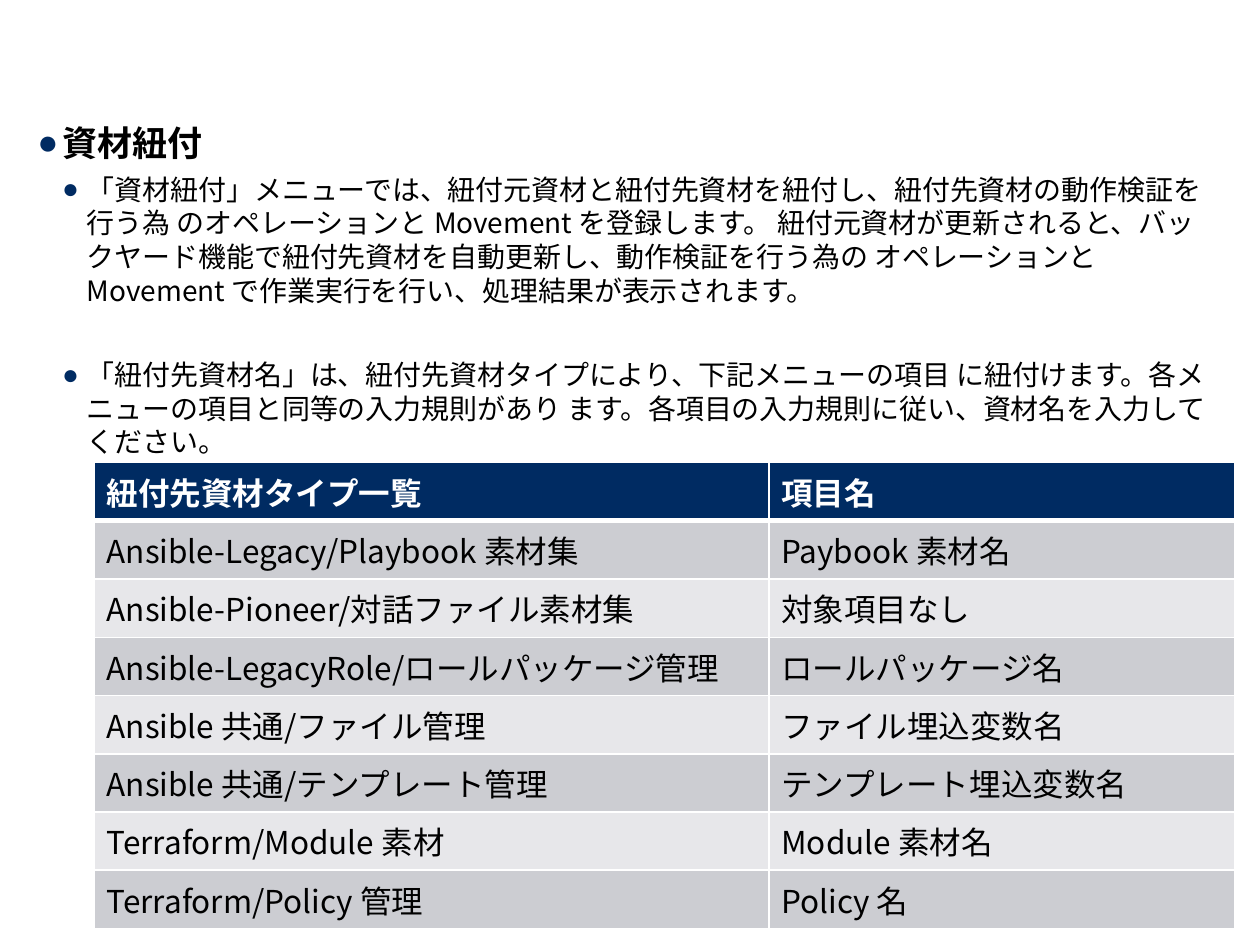
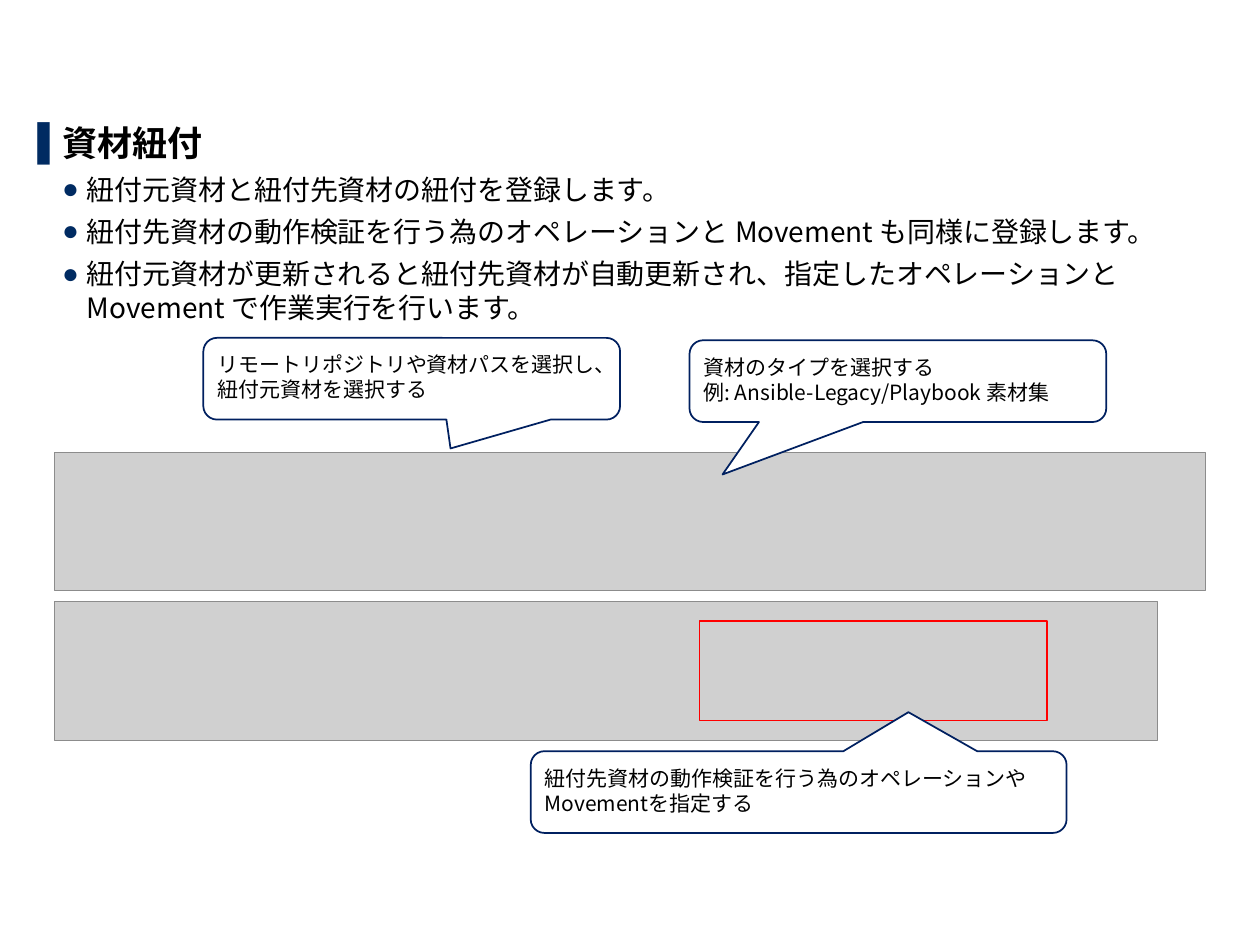
Before and after one commit to exastro-suite/it-automation-docs, a slide deck: slide 11 of asset/Learn_ja/ITA-CICD_for_lac_ja.pptx. Drawn at 1260x945 pixels with LibreOffice and Linux fonts; fonts in the diff are those of the drawing; grey boxes stand for pictures; background and template pictures are left out. Boxes give left, top, right and bottom in pixels: in the first picture for what was removed or moved away, otherwise in the second. Text is boxed around its words. In the diff, an @@ line names an element or a change of style, - is before the commit and + after.

```diff
--- a/asset/Learn_ja/ITA-CICD_for_lac_ja.pptx
+++ b/asset/Learn_ja/ITA-CICD_for_lac_ja.pptx
@@ text at <box>87,176,1156,321</box>: text changed @@
-  ● 「資材紐付」メニューでは、紐付元資材と紐付先資材を紐付し、紐付先資材の動作検証を行う為 のオペレーションと Movement を登録します。 紐付元資材が更新されると、バックヤード機能で紐付先資材を自動更新し、動作検証を行う為の オペレーションと Movement で作業実行を行い、処理結果が表示されます。
-  ● 「紐付先資材名」は、紐付先資材タイプにより、下記メニューの項目 に紐付けます。各メニューの項目と同等の入力規則があり ます。各項目の入力規則に従い、資材名を入力してください。
+  ● 紐付元資材と紐付先資材の紐付を登録します。
+  ● 紐付先資材の動作検証を行う為のオペレーションと Movement も同様に登録します。
+  ● 紐付元資材が更新されると紐付先資材が自動更新され、指定したオペレーションと Movement で作業実行を行います。
@@ rounded speech box added at <box>203,338,620,420</box>, fill #FFFFFF, outline #002060 1 pt, 12 pt, text #000000 @@
+リモートリポジトリや資材パスを選択し、
+紐付元資材を選択する
@@ rounded speech box added at <box>689,340,1106,422</box>, fill #FFFFFF, outline #002060 1 pt, 12 pt, text #000000 @@
+資材のタイプを選択する
+例: Ansible-Legacy/Playbook 素材集
@@ picture added at <box>54,452,1205,591</box> @@
@@ table removed at <box>94,462,1236,925</box>, 8 rows, 2 columns @@
-紐付先資材タイプ一覧 | 項目名
-Ansible-Legacy/Playbook 素材集 | Paybook 素材名
-Ansible-Pioneer/対話ファイル素材集 | 対象項目なし
-Ansible-LegacyRole/ロールパッケージ管理 | ロールパッケージ名
-Ansible 共通/ファイル管理 | ファイル埋込変数名
-Ansible 共通/テンプレート管理 | テンプレート埋込変数名
-Terraform/Module 素材 | Module 素材名
-Terraform/Policy 管理 | Policy 名
@@ picture added at <box>54,601,1157,740</box> @@
@@ rectangle added at <box>699,621,1047,721</box>, outline #FF0000 1 pt @@
@@ rounded speech box added at <box>530,751,1066,833</box>, fill #FFFFFF, outline #002060 1 pt, 12 pt, text #000000 @@
+紐付先資材の動作検証を行う為のオペレーションや
+Movementを指定する
```
Also in this commit, not shown: 9 other slides changed, 1 slide added, 3 other files.
